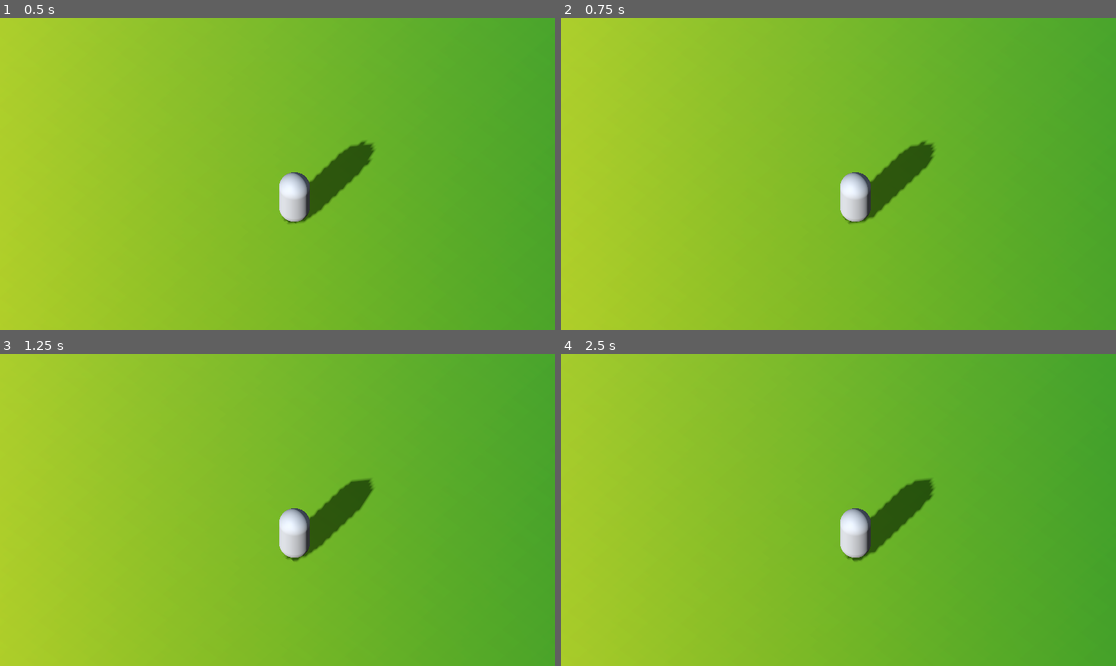
Above: before the commit, frames 1-4 (two rows, left to right).
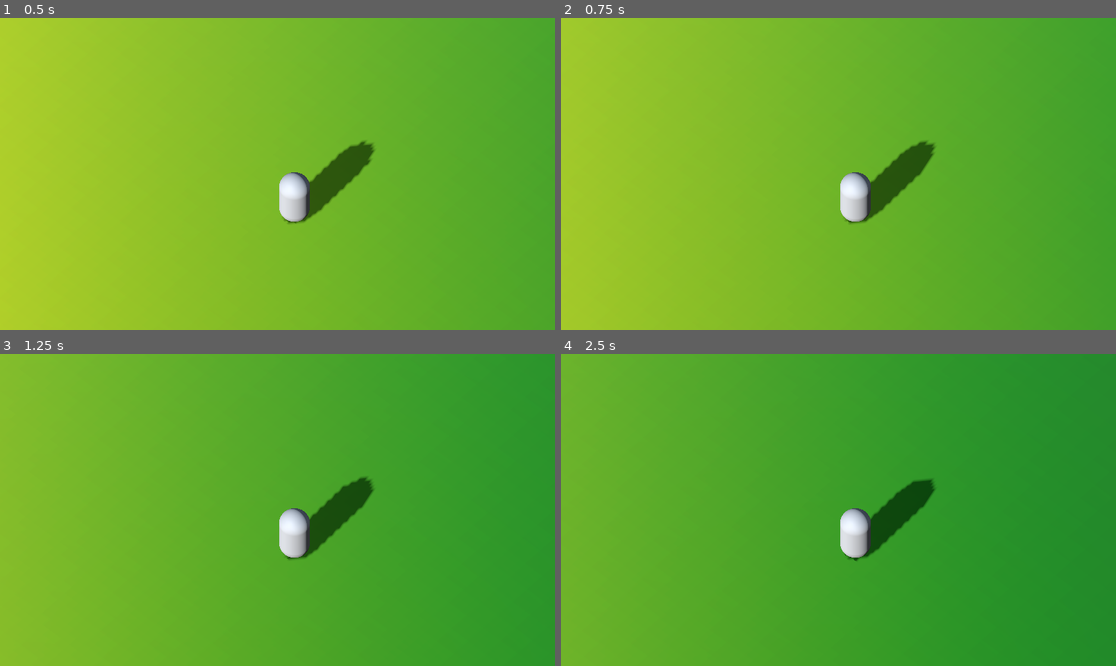
Above: after the commit, the same moments.

Repository: dane-johnson/byog-2024
Game: Godot game, scene res://levels/Main.tscn
The game is run twice, just before and just after one commit, with the same random seed, the same clock (stepped at 60 frames per second) and the same inputs.
Inputs:
- Up to frame 1 (0.5 s): no input
- Up to frame 2 (0.75 s): tap Enter at 0.5 s; hold D (move_right) from 0.53 s (still down)
- Up to frame 3 (1.25 s): keep holding D (move_right)
- Up to frame 4 (2.5 s): release D (move_right) at 1.28 s; hold S (move_back) 1.28-2.03 s; hold D (move_right) from 2.03 s (still down)

Frame 1 is identical in both runs. In frame 2, 0.1% of the frame differs, in the area x 51-68%, y 39-66%; in frame 3, 98%; in frame 4, 99%, in the area x 0-100%, y 0-100%.

Commit message:
Fix movement script

Diff:
--- a/godot/controllers/character_controller.gd
+++ b/godot/controllers/character_controller.gd
@@ -14,12 +14,13 @@
 func _physics_process(delta: float) -> void:
 	var inputs = Input.get_vector("move_left", "move_right", "move_forward", "move_back")
 
-	velocity += get_camera_direction() * Vector3(inputs.x, 0.0, inputs.y) * speed * delta
+	velocity *= Vector3.UP ## Kill horizontal movement
+	velocity += get_camera_direction() * Vector3(inputs.x, 0.0, inputs.y) * speed
 	velocity += gravity * delta
 	move_and_slide()
 
 func get_camera_direction() -> Basis:
 	if camera_rig:
-		return camera_rig.basis
+		return Basis.from_euler(Vector3.UP * camera_rig.rotation.y)
 	else:
 		return Basis.IDENTITY
--- a/godot/levels/Main.tscn
+++ b/godot/levels/Main.tscn
@@ -54,6 +54,7 @@
 transform = Transform3D(1, 0, 0, 0, 1, 0, 0, 0, 1, 0, 0.984375, 0)
 collision_layer = 2
 script = ExtResource("1_cc7yq")
+speed = 10.0
 camera_rig_path = NodePath("../CameraTgt")
 
 [node name="CollisionShape3D" type="CollisionShape3D" parent="Player"]
